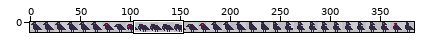
Sprite sheet -- assets/aloneishowthewhisperends/animation-raven.png. Above: a wide view before the commit, with the close-up outlined.
Close-up. Before the edit:
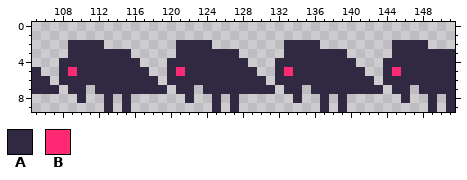
The file is 384x10 pixels. Shown: x 105..151, y 0..9.
Palette (. is transparent): A #312841  B #ff2974
Pixels before, first column x 105:
 2 ....AAAA........AAAA........AAAA........AAAA...
 3 ....AAAAAAA.....AAAAAAA.....AAAAAAA.....AAAAAAA
 4 ...AAAAAAAAA...AAAAAAAAA...AAAAAAAAA...AAAAAAAA
 5 A..ABAAAAAAAA..ABAAAAAAAA..ABAAAAAAAA..ABAAAAAA
 6 AA.AAAAAAAAAAA.AAAAAAAAAAA.AAAAAAAAAAA.AAAAAAAA
 7 AAA.AA.AAAAAAAA.AA.AAAAAAAA.AA.AAAAAAAA.AA.AAAA
 8 .....A..A.A......A..A.A......A..A.A......A..A.A
 9 ........A.A.........A.A.........A.A.........A.A
After the commit:
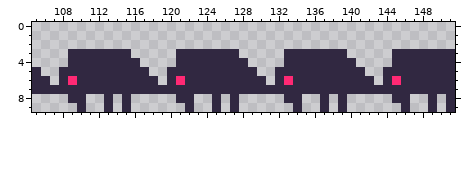
Difference:
The edit adds colour A in row 7 at x 108, 111, 120, 123, 132, 135, 144 and 147; in row 8 at x 109, 121, 133 and 145; in row 9 at x 110, 122, 134 and 146.
Colour B gives way to colour A in row 5 at x 109, 121, 133 and 145.
Colour A gives way to colour B in row 6 at x 109, 121, 133 and 145.
The author cleared colour A in row 2 at x 109 to 112, 121 to 124, 133 to 136 and 145 to 148; in row 4 at x 108, 120, 132 and 144.
Pixel boxes of the changes (left, top, right, bottom) in both close-ups:
changed: (59, 40, 104, 112)
changed: (167, 40, 212, 112)
changed: (275, 40, 320, 112)
changed: (383, 40, 428, 112)
